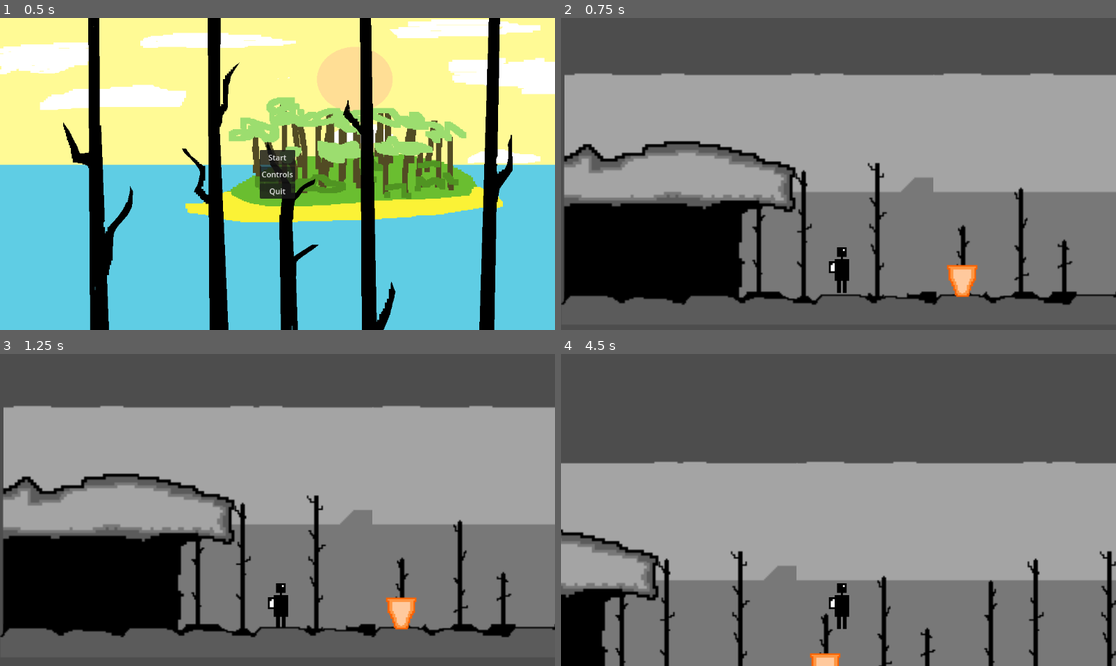
Above: before the commit, frames 1-4 (two rows, left to right).
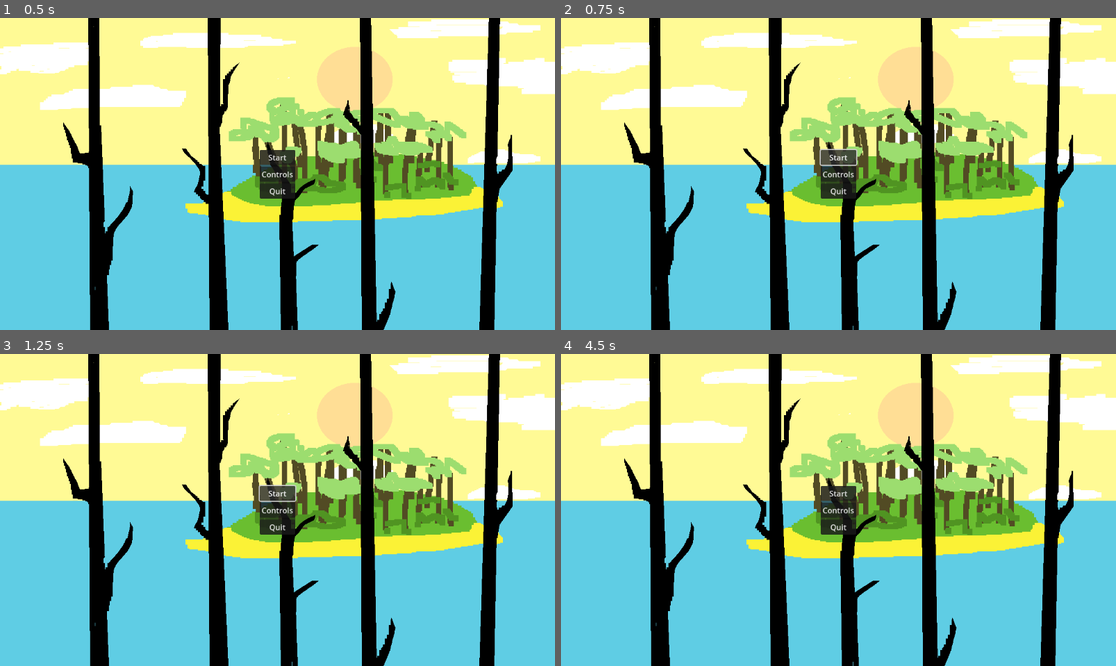
Above: after the commit, the same moments.

Repository: Phanatik/PGJ2024
Game: Godot game, scene res://scenes/MainMenu.tscn
The game is run twice, just before and just after one commit, with the same random seed, the same clock (stepped at 60 frames per second) and the same inputs.
Inputs (mouse positions are in pixels of both pictures, inside the frame that each line leads up to):
- Up to frame 1 (0.5 s): no input
- Up to frame 2 (0.75 s): click "Start" at 0.5 s
- Up to frame 3 (1.25 s): no input
- Up to frame 4 (4.5 s): click (838, 494) at 1.25 s, where only the run after the commit has a clickable "Start"; click (838, 510) at 2 s, where only the run after the commit has a clickable "Controls"; click (594, 653) at 2.75 s, where only the run after the commit has a clickable "BACK"; tap Enter at 3.5 s; hold D (move_right) from 3.53 s (still down); tap E (interact) at 3.6, 4.35 s; tap Space (ui_select) at 3.77 s

Frame 1 is identical in both runs. In frame 2, 98% of the frame differs, in the area x 0-100%, y 0-100%; in frame 3, 98%; in frame 4, 99%.

Commit message:
Update MainMenu.gd

Diff:
--- a/scripts/MainMenu.gd
+++ b/scripts/MainMenu.gd
@@ -12,7 +12,7 @@
 
 
 func _on_start_button_pressed():
-	var scene = load("res://level1.tscn")
+	var scene = load("res://scenes/tilemap.tscn")
 	get_tree().change_scene_to_packed(scene)
 	pass # Replace with function body.
 
